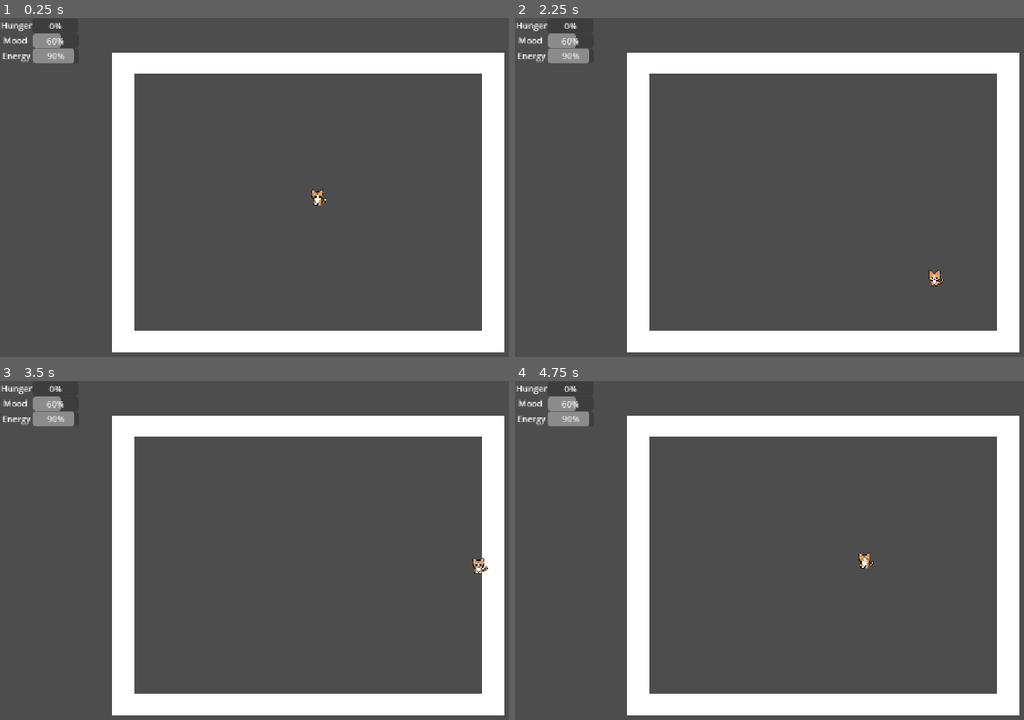
Above: before the commit, frames 1-4 (two rows, left to right).
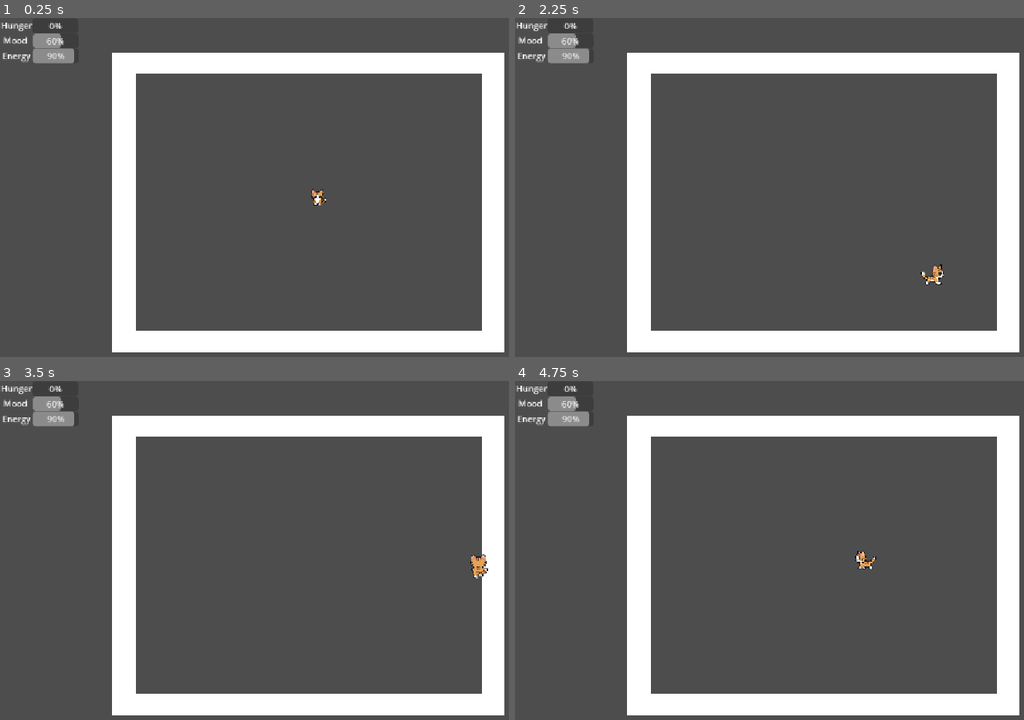
Above: after the commit, the same moments.

Repository: Kysuke727/pixelcat
Game: Godot game, scene res://scenes/main.tscn
Two runs of this game, one before a commit and one after it. Both use one fixed random seed, a clock stepped at 60 frames per second and the inputs below.
Inputs:
- Up to frame 1 (0.25 s): no input
- Up to frame 2 (2.25 s): tap Enter at 0.5 s; hold D (move_right) 0.53-1.28 s; hold S (move_down) 1.28-2.03 s; hold D (move_right) from 2.03 s (still down)
- Up to frame 3 (3.5 s): release D (move_right) at 2.78 s; hold W (move_up) from 2.78 s (still down)
- Up to frame 4 (4.75 s): release W (move_up) at 3.53 s; hold A (move_left) from 3.53 s (still down)

The runs differ from the first frame. In frame 1, 0.2% of the frame differs, in the area x 26-63%, y 16-93%; in frame 2, 0.4%, in the area x 26-85%, y 16-93%; in frame 3, 0.4%; in frame 4, 0.4%.

Commit message:
feat: add four-direction cat walk animations

Diff:
--- a/scenes/main.tscn
+++ b/scenes/main.tscn
@@ -78,3 +78,9 @@
 stream = ExtResource("3_sugp2")
 
 [node name="UI" parent="." unique_id=1590554557 instance=ExtResource("4_jyhfs")]
+
+[node name="LeftBorder" type="ColorRect" parent="." unique_id=1755918080]
+offset_left = 210.0
+offset_top = 64.0
+offset_right = 252.0
+offset_bottom = 624.0
--- a/scenes/player/cat.tscn
+++ b/scenes/player/cat.tscn
@@ -3,6 +3,10 @@
 [ext_resource type="Script" uid="uid://cghaa230a28" path="res://scenes/player/cat_controller.gd" id="1_u6cqk"]
 [ext_resource type="Texture2D" uid="uid://cblwyhj6xjqy2" path="res://assets/characters/cat/first_cat.png" id="2_m24ub"]
 [ext_resource type="Texture2D" uid="uid://c2j8mx443qwxs" path="res://assets/characters/cat/idle_blink.png" id="3_fvnai"]
+[ext_resource type="Texture2D" uid="uid://ddcfj1ifrf8eu" path="res://assets/characters/cat/walk_down.png" id="4_s2nwn"]
+[ext_resource type="Texture2D" uid="uid://cnkujbaypkhqj" path="res://assets/characters/cat/walk_left.png" id="5_go1w6"]
+[ext_resource type="Texture2D" uid="uid://co6wqujk8ui1l" path="res://assets/characters/cat/walk_right_temp.png" id="6_8pl4k"]
+[ext_resource type="Texture2D" uid="uid://dtk486wxgd3yj" path="res://assets/characters/cat/walk_up.png" id="7_pqgx7"]
 
 [sub_resource type="RectangleShape2D" id="RectangleShape2D_o5qli"]
 size = Vector2(21, 15)
@@ -23,6 +27,70 @@
 atlas = ExtResource("3_fvnai")
 region = Rect2(192, 0, 64, 64)
 
+[sub_resource type="AtlasTexture" id="AtlasTexture_0lp1l"]
+atlas = ExtResource("4_s2nwn")
+region = Rect2(0, 0, 64, 64)
+
+[sub_resource type="AtlasTexture" id="AtlasTexture_jcjtx"]
+atlas = ExtResource("4_s2nwn")
+region = Rect2(64, 0, 64, 64)
+
+[sub_resource type="AtlasTexture" id="AtlasTexture_27aqc"]
+atlas = ExtResource("4_s2nwn")
+region = Rect2(128, 0, 64, 64)
+
+[sub_resource type="AtlasTexture" id="AtlasTexture_ab170"]
+atlas = ExtResource("4_s2nwn")
+region = Rect2(192, 0, 64, 64)
+
+[sub_resource type="AtlasTexture" id="AtlasTexture_6bsu8"]
+atlas = ExtResource("5_go1w6")
+region = Rect2(0, 0, 64, 64)
+
+[sub_resource type="AtlasTexture" id="AtlasTexture_vv61p"]
+atlas = ExtResource("5_go1w6")
+region = Rect2(64, 0, 64, 64)
+
+[sub_resource type="AtlasTexture" id="AtlasTexture_slypq"]
+atlas = ExtResource("5_go1w6")
+region = Rect2(128, 0, 64, 64)
+
+[sub_resource type="AtlasTexture" id="AtlasTexture_sbr5o"]
+atlas = ExtResource("5_go1w6")
+region = Rect2(192, 0, 64, 64)
+
+[sub_resource type="AtlasTexture" id="AtlasTexture_r3sov"]
+atlas = ExtResource("6_8pl4k")
+region = Rect2(0, 0, 64, 64)
+
+[sub_resource type="AtlasTexture" id="AtlasTexture_0vohx"]
+atlas = ExtResource("6_8pl4k")
+region = Rect2(64, 0, 64, 64)
+
+[sub_resource type="AtlasTexture" id="AtlasTexture_cfy50"]
+atlas = ExtResource("6_8pl4k")
+region = Rect2(128, 0, 64, 64)
+
+[sub_resource type="AtlasTexture" id="AtlasTexture_wi12m"]
+atlas = ExtResource("6_8pl4k")
+region = Rect2(192, 0, 64, 64)
+
+[sub_resource type="AtlasTexture" id="AtlasTexture_r08fv"]
+atlas = ExtResource("7_pqgx7")
+region = Rect2(0, 0, 64, 64)
+
+[sub_resource type="AtlasTexture" id="AtlasTexture_8xnk7"]
+atlas = ExtResource("7_pqgx7")
+region = Rect2(64, 0, 64, 64)
+
+[sub_resource type="AtlasTexture" id="AtlasTexture_6f0pq"]
+atlas = ExtResource("7_pqgx7")
+region = Rect2(128, 0, 64, 64)
+
+[sub_resource type="AtlasTexture" id="AtlasTexture_dvatb"]
+atlas = ExtResource("7_pqgx7")
+region = Rect2(192, 0, 64, 64)
+
 [sub_resource type="SpriteFrames" id="SpriteFrames_ab0bu"]
 animations = [{
 "frames": [{
@@ -41,6 +109,74 @@
 "loop": 1,
 "name": &"idle",
 "speed": 3.0
+}, {
+"frames": [{
+"duration": 1.0,
+"texture": SubResource("AtlasTexture_0lp1l")
+}, {
+"duration": 1.0,
+"texture": SubResource("AtlasTexture_jcjtx")
+}, {
+"duration": 1.0,
+"texture": SubResource("AtlasTexture_27aqc")
+}, {
+"duration": 1.0,
+"texture": SubResource("AtlasTexture_ab170")
+}],
+"loop": 1,
+"name": &"walk_down",
+"speed": 9.0
+}, {
+"frames": [{
+"duration": 1.0,
+"texture": SubResource("AtlasTexture_6bsu8")
+}, {
+"duration": 1.0,
+"texture": SubResource("AtlasTexture_vv61p")
+}, {
+"duration": 1.0,
+"texture": SubResource("AtlasTexture_slypq")
+}, {
+"duration": 1.0,
+"texture": SubResource("AtlasTexture_sbr5o")
+}],
+"loop": 1,
+"name": &"walk_left",
+"speed": 9.0
+}, {
+"frames": [{
+"duration": 1.0,
+"texture": SubResource("AtlasTexture_r3sov")
+}, {
+"duration": 1.0,
+"texture": SubResource("AtlasTexture_0vohx")
+}, {
+"duration": 1.0,
+"texture": SubResource("AtlasTexture_cfy50")
+}, {
+"duration": 1.0,
+"texture": SubResource("AtlasTexture_wi12m")
+}],
+"loop": 1,
+"name": &"walk_right",
+"speed": 9.0
+}, {
+"frames": [{
+"duration": 1.0,
+"texture": SubResource("AtlasTexture_r08fv")
+}, {
+"duration": 1.0,
+"texture": SubResource("AtlasTexture_8xnk7")
+}, {
+"duration": 1.0,
+"texture": SubResource("AtlasTexture_6f0pq")
+}, {
+"duration": 1.0,
+"texture": SubResource("AtlasTexture_dvatb")
+}],
+"loop": 1,
+"name": &"walk_up",
+"speed": 9.0
 }]
 
 [node name="Cat" type="CharacterBody2D" unique_id=211071589]
@@ -57,5 +193,4 @@
 
 [node name="AnimatedSprite2D" type="AnimatedSprite2D" parent="." unique_id=1139835518]
 sprite_frames = SubResource("SpriteFrames_ab0bu")
-animation = &"idle"
-frame_progress = 0.6755392
+animation = &"walk_down"
--- a/scenes/player/cat_controller.gd
+++ b/scenes/player/cat_controller.gd
@@ -1,14 +1,41 @@
 extends CharacterBody2D
+
 const SPEED = 200.0
-@onready var animated_sprite = $AnimatedSprite2D
+
+@onready var animated_sprite: AnimatedSprite2D = $AnimatedSprite2D
+
+
 func _ready():
 	animated_sprite.play("idle")
+
+
 func _physics_process(delta):
 	var direction = Input.get_vector(
 		"move_left",
 		"move_right",
 		"move_up",
-        "move_down"
+		"move_down"
 	)
+
 	velocity = direction * SPEED
+
+	update_animation(direction)
+
 	move_and_slide()
+
+
+func update_animation(direction):
+	if direction == Vector2.ZERO:
+		animated_sprite.play("idle")
+		return
+
+	if abs(direction.x) > abs(direction.y):
+		if direction.x > 0:
+			animated_sprite.play("walk_right")
+		else:
+			animated_sprite.play("walk_left")
+	else:
+		if direction.y > 0:
+			animated_sprite.play("walk_down")
+		else:
+			animated_sprite.play("walk_up")
Binary file added: assets/characters/cat/walk_down.aseprite
Binary file added: assets/characters/cat/walk_down.png
Not shown, added: assets/characters/cat/walk_down.png.import
Binary file added: assets/characters/cat/walk_left.aseprite
Binary file added: assets/characters/cat/walk_left.png
Not shown, added: assets/characters/cat/walk_left.png.import
Binary file added: assets/characters/cat/walk_right.aseprite
Binary file added: assets/characters/cat/walk_right_temp.aseprite
Binary file added: assets/characters/cat/walk_right_temp.png
Not shown, added: assets/characters/cat/walk_right_temp.png.import
Binary file added: assets/characters/cat/walk_up.aseprite
Binary file added: assets/characters/cat/walk_up.png
(and 1 more such lines)
